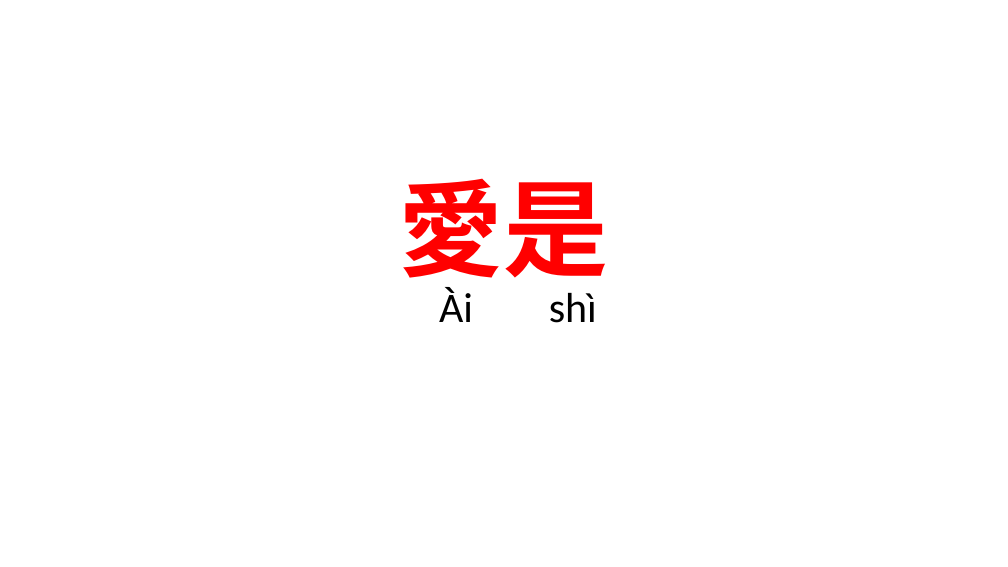
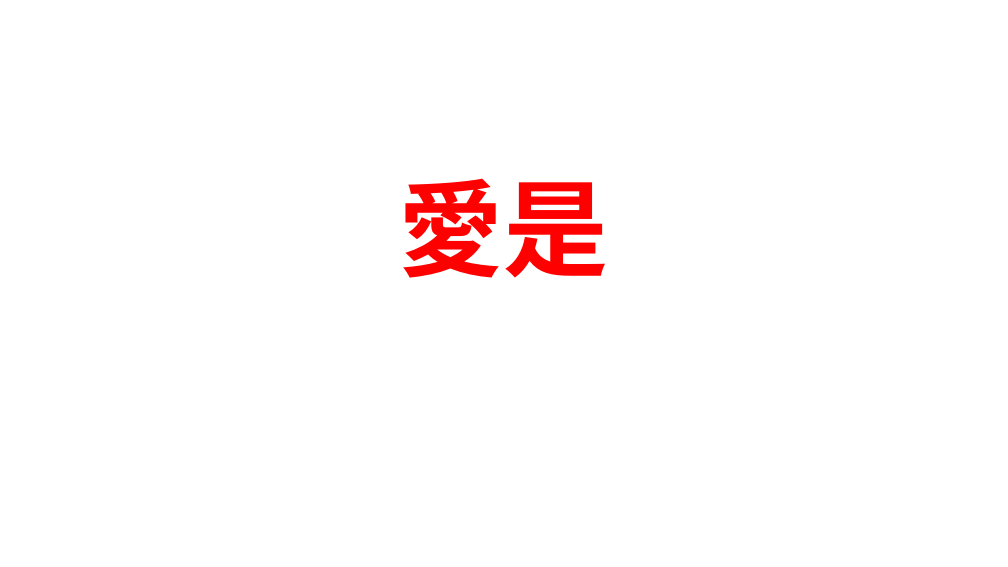
Before and after one commit to batisuoc/free-school-class, a slide deck: slide 1 of chinese/愛是 no pinyin.pptx. Drawn at 1008x567 pixels with LibreOffice and Linux fonts; fonts in the diff are those of the drawing; background and template pictures are left out. Boxes give left, top, right and bottom in pixels: in the first picture for what was removed or moved away, otherwise in the second. Text is boxed around its words. In the diff, an @@ line names an element or a change of style, - is before the commit and + after.

```diff
--- a/chinese/愛是 no pinyin.pptx
+++ b/chinese/愛是 no pinyin.pptx
@@ text removed at (439, 288, 597, 323) @@
-Ài shì
```
Also in this commit, not shown: 5 other slides changed, 3 other files.
